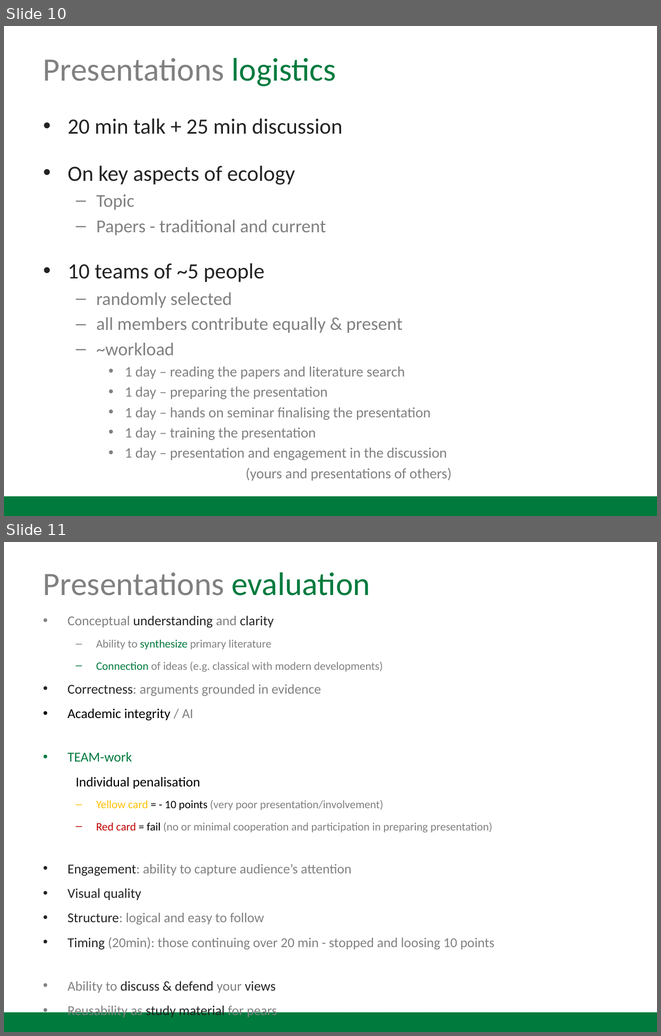
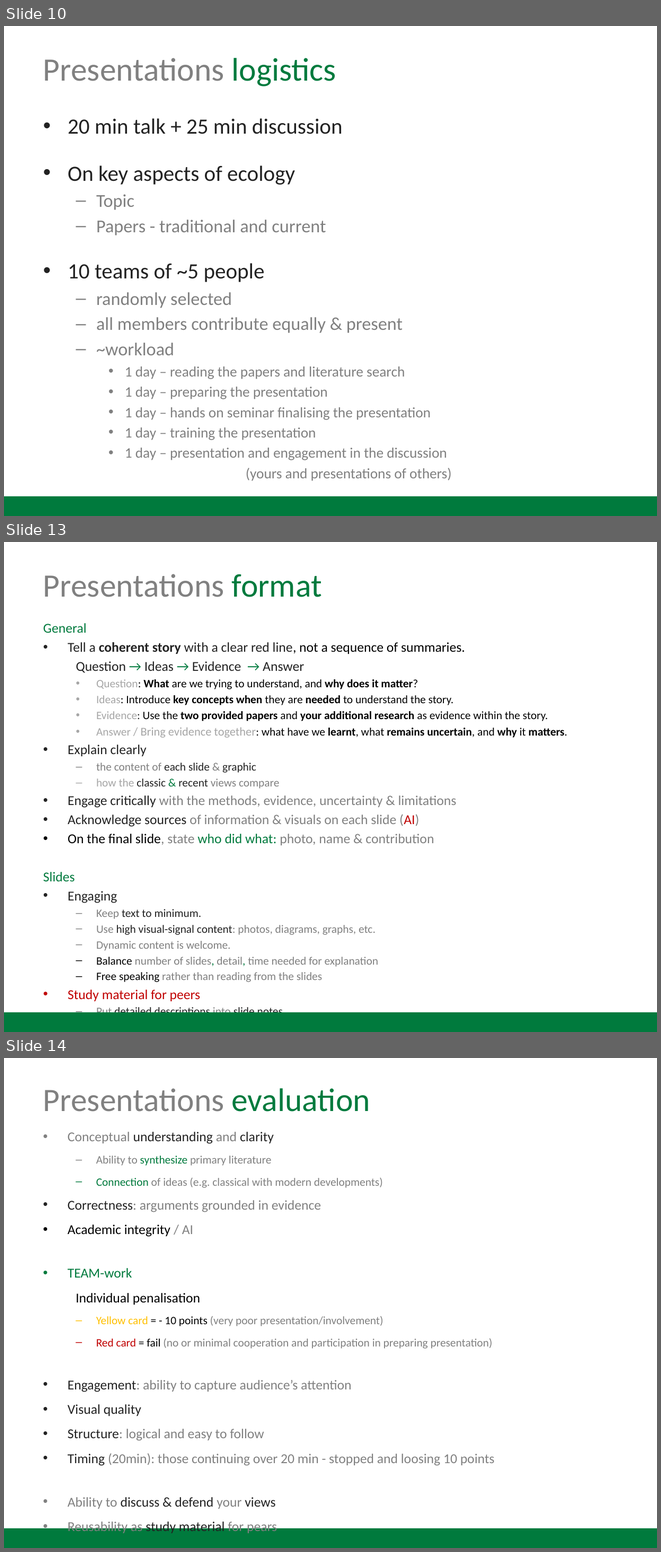
Before and after one commit to MartinBulla/Ecology_Fund_Gen, a slide deck: _Lectures/2026_Ecology_Lecture_1_Course_Intro.pptx. Shown one above the other, each under a label of ours: slides 10 and 11 before the commit, slides 10, 13 and 14 after it; the slides between them are not shown. The pictures are 661x1036 and 661x1552 pixels, drawn with LibreOffice and Linux fonts; fonts in the diff are those of the drawing. Boxes give left, top, right and bottom in pixels: in the first picture for what was removed or moved away, otherwise in the second. Text is boxed around its words. In the diff, an @@ line names an element or a change of style, - is before the commit and + after.

```diff
--- a/_Lectures/2026_Ecology_Lecture_1_Course_Intro.pptx
+++ b/_Lectures/2026_Ecology_Lecture_1_Course_Intro.pptx
@@ slide 13 added at box(4, 542, 657, 1032), background #FFFFFF @@
@@ title added at box(43, 574, 322, 597), 36 pt, text #808080 @@
+Presentations format
@@ text added at box(43, 623, 567, 1001), 12.5 pt, text #000000 @@
+General
+• Tell a coherent story with a clear red line, not a sequence of summaries.
+Question → Ideas → Evidence → Answer
+  • Question: What are we trying to understand, and why does it matter?
+  • Ideas: Introduce key concepts when they are needed to understand the story.
+  • Evidence: Use the two provided papers and your additional research as evidence within the story.
+  • Answer / Bring evidence together: what have we learnt, what remains uncertain, and why it matters.
+• Explain clearly
+  – the content of each slide & graphic
+  – how the classic & recent views compare
+• Engage critically with the methods, evidence, uncertainty & limitations
+• Acknowledge sources of information & visuals on each slide (AI)
+• On the final slide, state who did what: photo, name & contribution
+Slides
+• Engaging
+  – Keep text to minimum.
+  – Use high visual-signal content: photos, diagrams, graphs, etc.
+  – Dynamic content is welcome.
+  – Balance number of slides, detail, time needed for explanation
+  – Free speaking rather than reading from the slides
+• Study material for peers
+  – Put detailed descriptions into slide notes
@@ rectangle added at box(4, 1012, 657, 1032), fill #007A3D @@
@@ what was slide 11 is now slide 14 @@
```
Also in this commit, not shown: 2 other slides added.
